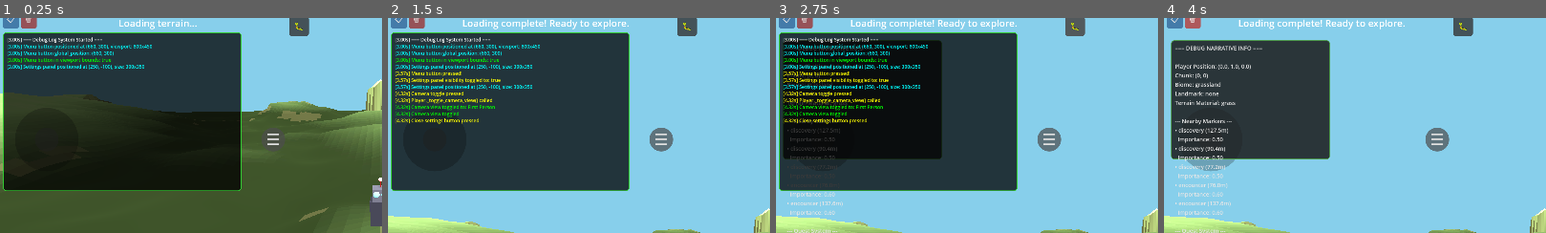
Above: before the commit, frames 1-4 (left to right).
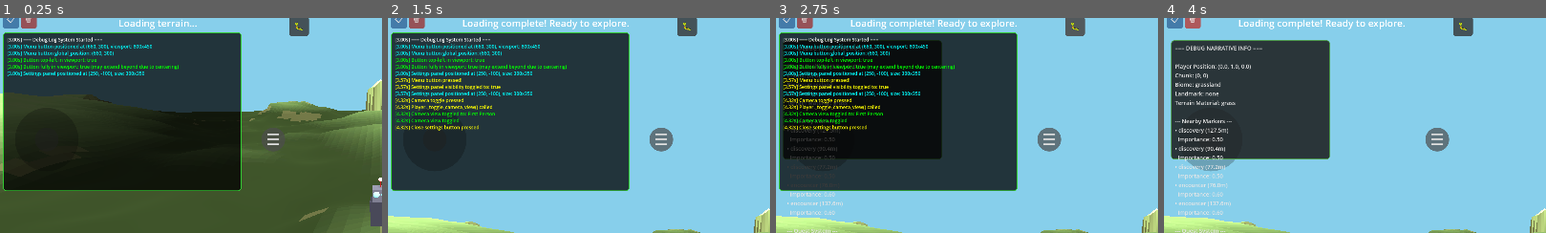
Above: after the commit, the same moments.

Repository: felix-dieterle/YouGame_godot4_public
Game: Godot game, scene res://scenes/main.tscn
Two runs of this game, one before a commit and one after it. Both use one fixed random seed, a clock stepped at 60 frames per second and the inputs below.
Inputs:
- Up to frame 1 (0.25 s): no input
- Up to frame 2 (1.5 s): click "☰" at 0.5 s; click "👁 Toggle First Person View" at 1.25 s
- Up to frame 3 (2.75 s): click "🐛" at 2 s
- Up to frame 4 (4 s): click "📋" at 2.75 s; click "🗑" at 3.5 s
The pictures show only the part of the screen within x 0-50%, y 2-52%; the shares and areas given below are measured in that part.

The runs differ from the first frame. In frame 1, 1.3% of the frame differs, in the area x 2-47%, y 18-28%; in frame 2, 3.8%; in frame 3, 3.8%, in the area x 2-47%, y 18-53%; in frame 4, nothing differs.

Commit message:
Fix bounds checking logic to account for button centering behavior
Co-authored-by: felix-dieterle <1490062+felix-dieterle@users.noreply.github.com>

Diff:
--- a/scripts/mobile_controls.gd
+++ b/scripts/mobile_controls.gd
@@ -358,12 +358,20 @@
 		var global_pos = menu_button.global_position
 		DebugLogOverlay.add_log("Menu button global_position: (%.0f, %.0f)" % [global_pos.x, global_pos.y], "cyan")
 
-		# Check if button is within viewport bounds
-		var in_bounds = (global_pos.x >= 0 and global_pos.y >= 0 and
-		                 global_pos.x + BUTTON_SIZE <= viewport_size.x and
-		                 global_pos.y + BUTTON_SIZE <= viewport_size.y)
-		DebugLogOverlay.add_log("Menu button in viewport bounds: %s" % str(in_bounds),
-		                        "green" if in_bounds else "red")
+		# Check if button top-left is within viewport (button may extend beyond)
+		# Note: Y position uses (BUTTON_SIZE/2) offset to align with joystick center,
+		# so button may intentionally extend beyond viewport bottom edge
+		var top_left_in_bounds = (global_pos.x >= 0 and global_pos.y >= 0 and
+		                          global_pos.x < viewport_size.x and
+		                          global_pos.y < viewport_size.y)
+		var fully_in_bounds = (global_pos.x >= 0 and global_pos.y >= 0 and
+		                       global_pos.x + BUTTON_SIZE <= viewport_size.x and
+		                       global_pos.y + BUTTON_SIZE <= viewport_size.y)
+
+		DebugLogOverlay.add_log("Button top-left in viewport: %s" % str(top_left_in_bounds),
+		                        "green" if top_left_in_bounds else "red")
+		DebugLogOverlay.add_log("Button fully in viewport: %s (may extend beyond due to centering)" % str(fully_in_bounds),
+		                        "green" if fully_in_bounds else "yellow")
 
 func _update_settings_panel_position():
 	if not settings_panel:
@@ -416,10 +424,18 @@
 			button_right, button_bottom
 		], "cyan")
 
-		# Check if fully in viewport
+		# Check visibility in viewport
+		# Note: Button may extend beyond viewport due to vertical centering with joystick
+		var top_left_visible = (menu_button.global_position.x >= 0 and
+		                        menu_button.global_position.y >= 0 and
+		                        menu_button.global_position.x < viewport_size.x and
+		                        menu_button.global_position.y < viewport_size.y)
 		var fully_visible = (menu_button.global_position.x >= 0 and
 		                     menu_button.global_position.y >= 0 and
 		                     button_right <= viewport_size.x and
 		                     button_bottom <= viewport_size.y)
-		DebugLogOverlay.add_log("Button fully in viewport: %s" % str(fully_visible),
-		                        "green" if fully_visible else "red")
+
+		DebugLogOverlay.add_log("Button top-left in viewport: %s" % str(top_left_visible),
+		                        "green" if top_left_visible else "red")
+		DebugLogOverlay.add_log("Button fully in viewport: %s (may extend due to centering)" % str(fully_visible),
+		                        "green" if fully_visible else "yellow")
Not shown, changed: MENU_BUTTON_VISIBILITY_DEBUG.md
